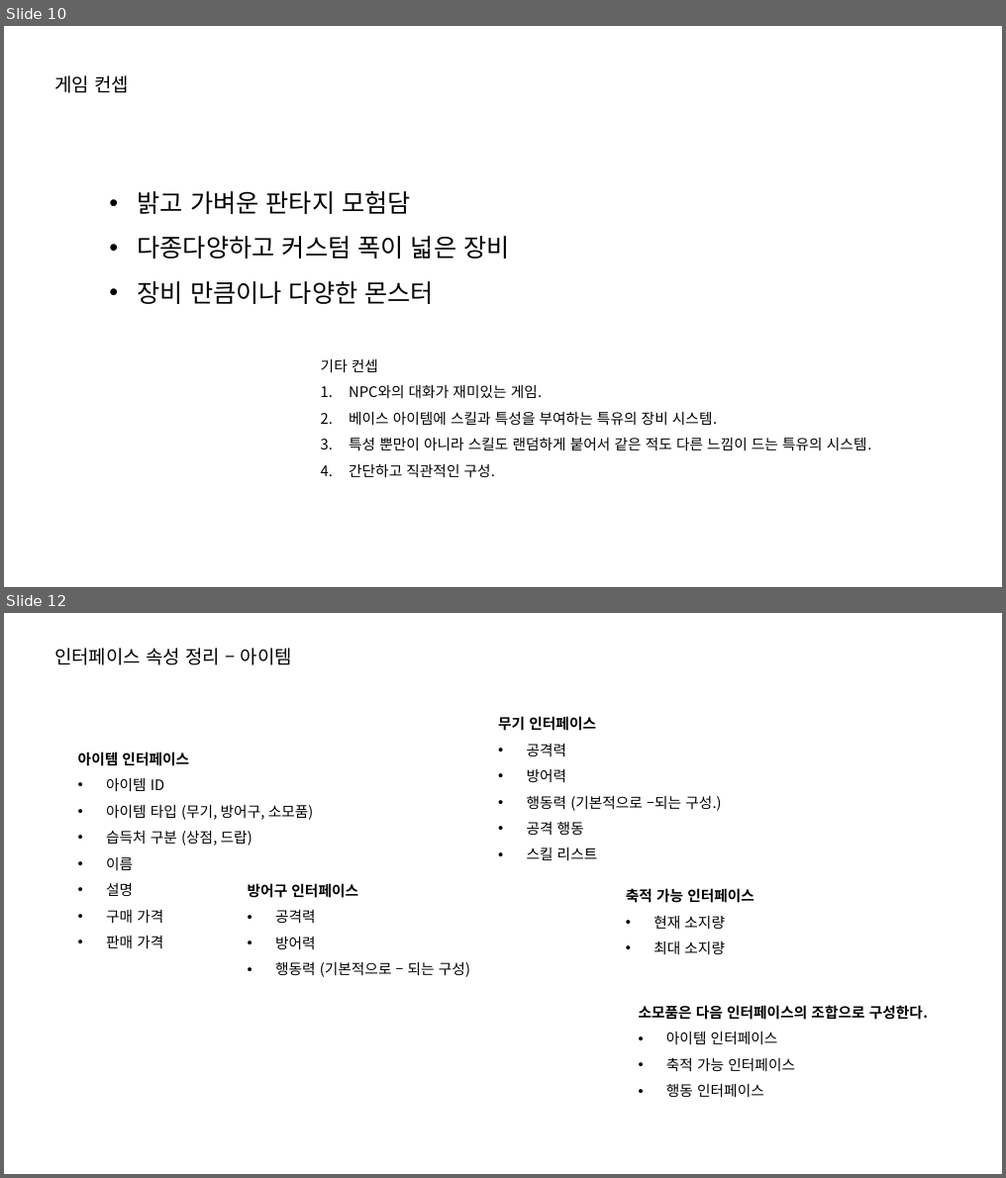
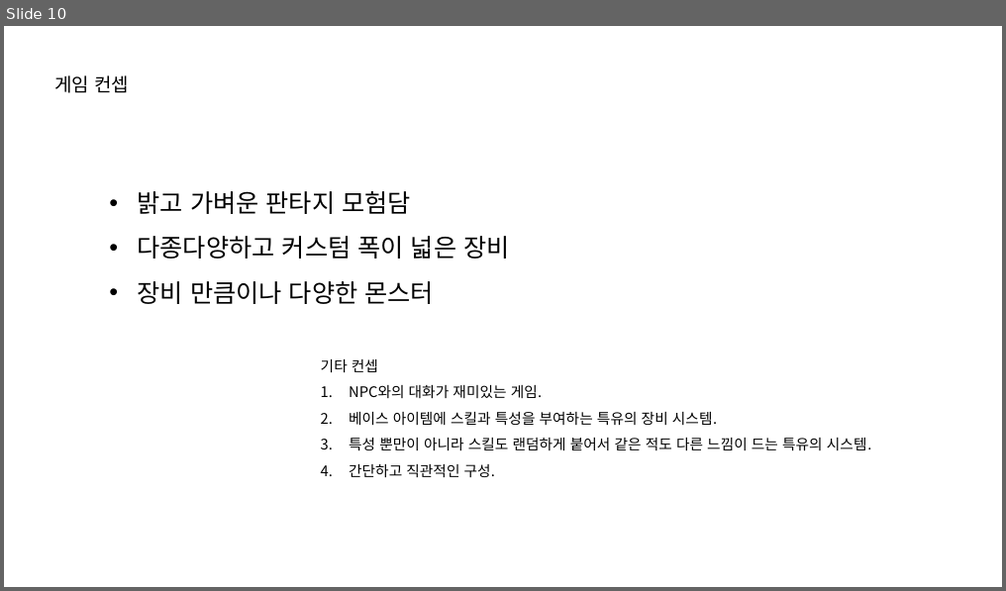
Before and after one commit to lsu0503/TextRPG_TeamProject2nd, a slide deck: Documents/TextRPG_와이어프레임.pptx. Shown one above the other, each under a label of ours: slides 10 and 12 before the commit, slide 10 after it; the slides between them are not shown. The pictures are 1006x1178 and 1006x591 pixels, drawn with LibreOffice and Linux fonts; fonts in the diff are those of the drawing. Boxes give left, top, right and bottom in pixels: in the first picture for what was removed or moved away, otherwise in the second. Text is boxed around its words. In the diff, an @@ line names an element or a change of style, - is before the commit and + after.

```diff
--- a/Documents/TextRPG_와이어프레임.pptx
+++ b/Documents/TextRPG_와이어프레임.pptx
@@ slide 12 removed at box(4, 613, 1002, 1174), background #FFFFFF @@
@@ text removed at box(54, 648, 292, 665) @@
-인터페이스 속성 정리 – 아이템
@@ text removed at box(498, 716, 721, 861) @@
-무기 인터페이스
-• 공격력
-• 방어력
-• 행동력 (기본적으로 –되는 구성.)
-• 공격 행동
-• 스킬 리스트
@@ text removed at box(78, 752, 314, 949) @@
-아이템 인터페이스
-• 아이템 ID
-• 아이템 타입 (무기, 방어구, 소모품)
-• 습득처 구분 (상점, 드랍)
-• 이름
-• 설명
-• 구매 가격
-• 판매 가격
@@ text removed at box(248, 883, 470, 977) @@
-방어구 인터페이스
-• 공격력
-• 방어력
-• 행동력 (기본적으로 – 되는 구성)
@@ text removed at box(626, 888, 754, 955) @@
-축적 가능 인터페이스
-• 현재 소지량
-• 최대 소지량
@@ text removed at box(639, 1005, 928, 1097) @@
-소모품은 다음 인터페이스의 조합으로 구성한다.
-• 아이템 인터페이스
-• 축적 가능 인터페이스
-• 행동 인터페이스
```
Also in this commit, not shown: 5 slides changed, 4 other slides removed.
